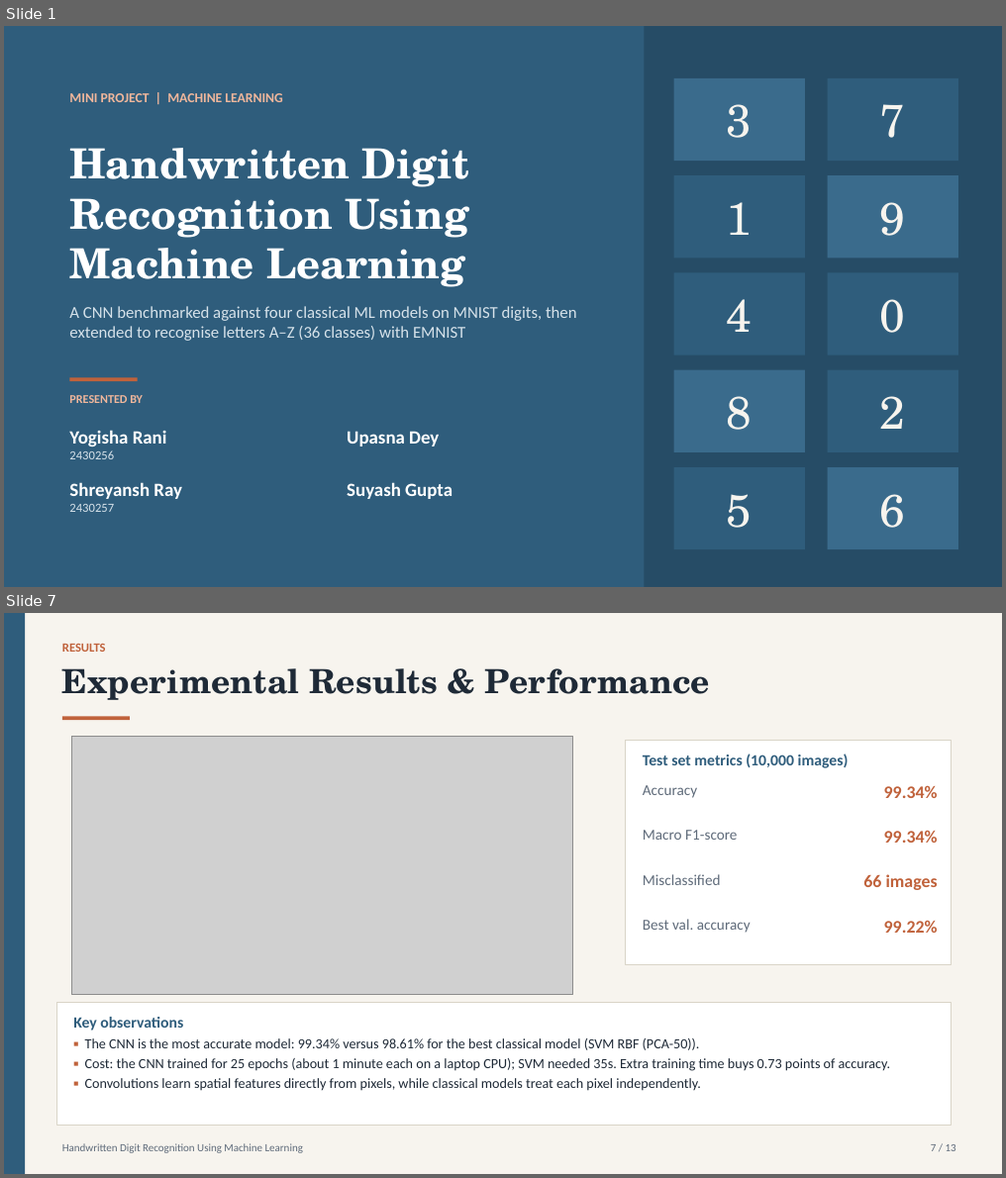
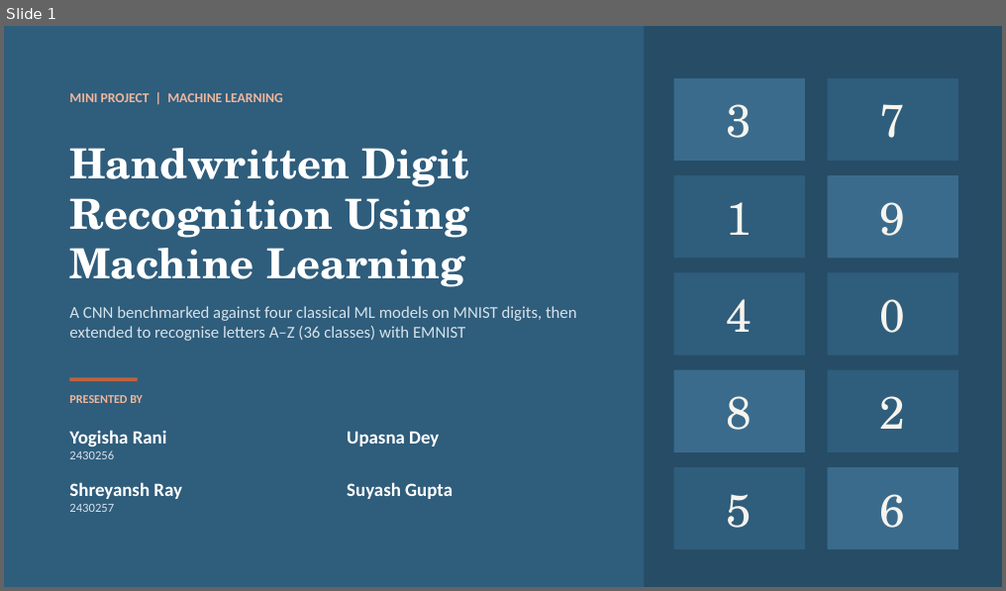
Before and after one commit to LostRunes/digirecog, a slide deck: Handwritten_Digit_Recognition.pptx. Shown one above the other, each under a label of ours: slides 1 and 7 before the commit, slide 1 after it; the slides between them are not shown. The pictures are 1006x1178 and 1006x591 pixels, drawn with LibreOffice and Linux fonts; fonts in the diff are those of the drawing; grey boxes stand for pictures. Boxes give left, top, right and bottom in pixels: in the first picture for what was removed or moved away, otherwise in the second. Text is boxed around its words. In the diff, an @@ line names an element or a change of style, - is before the commit and + after.

```diff
--- a/Handwritten_Digit_Recognition.pptx
+++ b/Handwritten_Digit_Recognition.pptx
@@ slide 7 removed at [4,613,1002,1174], background #F7F4EE @@
@@ rectangle removed at [4,613,25,1174] @@
@@ text removed at [62,644,106,652] @@
-RESULTS
@@ text removed at [62,668,710,700] @@
-Experimental Results & Performance
@@ rectangle removed at [62,716,130,720] @@
@@ picture removed at [71,737,573,995] @@
@@ rectangle removed at [626,741,951,964] @@
@@ text removed at [643,754,848,768] @@
-Test set metrics (10,000 images)
@@ text removed at [643,785,697,798] @@
-Accuracy
@@ text removed at [884,785,938,798] @@
-99.34%
@@ text removed at [643,830,737,840] @@
-Macro F1-score
@@ text removed at [884,830,938,843] @@
-99.34%
@@ text removed at [643,874,721,885] @@
-Misclassified
@@ text removed at [863,874,938,890] @@
-66 images
@@ text removed at [643,919,750,933] @@
-Best val. accuracy
@@ text removed at [884,920,938,933] @@
-99.22%
@@ rectangle removed at [56,1002,951,1126] @@
@@ text removed at [73,1017,183,1031] @@
-Key observations
@@ text removed at [85,1039,890,1091] @@
-▪ The CNN is the most accurate model: 99.34% versus 98.61% for the best classical model (SVM RBF (PCA-50)).
-▪ Cost: the CNN trained for 25 epochs (about 1 minute each on a laptop CPU); SVM needed 35s. Extra training time buys 0.73 points of accuracy.
-▪ Convolutions learn spatial features directly from pixels, while classical models treat each pixel independently.
@@ text removed at [62,1144,303,1154] @@
-Handwritten Digit Recognition Using Machine Learning
@@ text removed at [931,1145,956,1152] @@
-7 / 13
```
Also in this commit, not shown: 7 slides changed, 1 slide added, 3 other slides removed, 1 other file.
